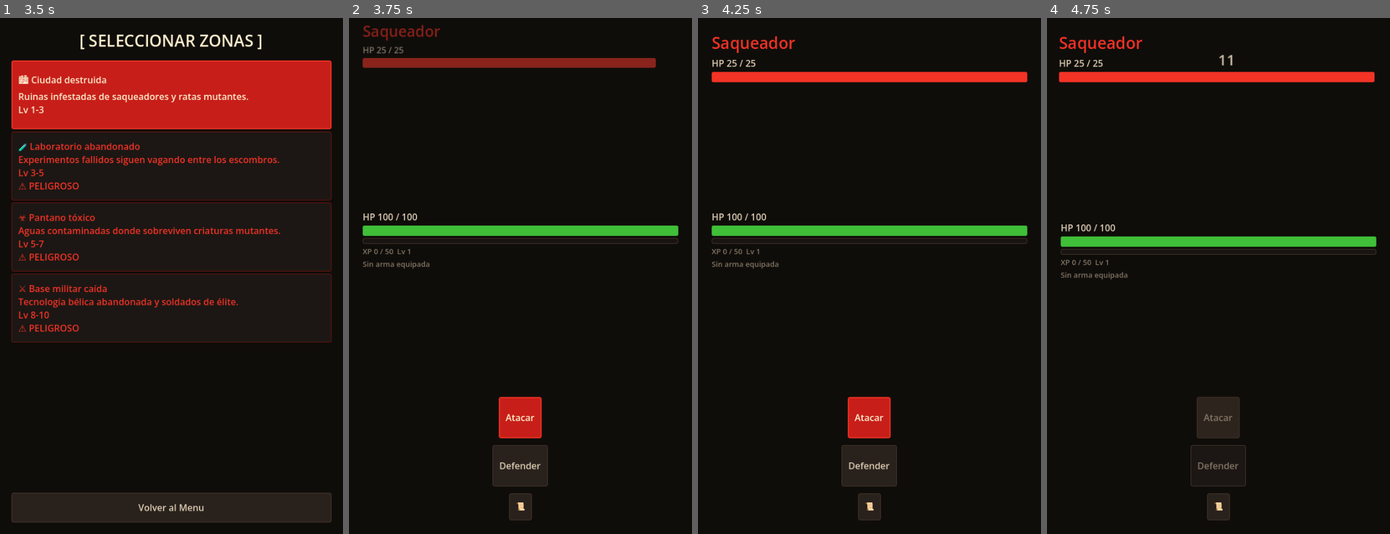
Above: before the commit, frames 1-4 (left to right).
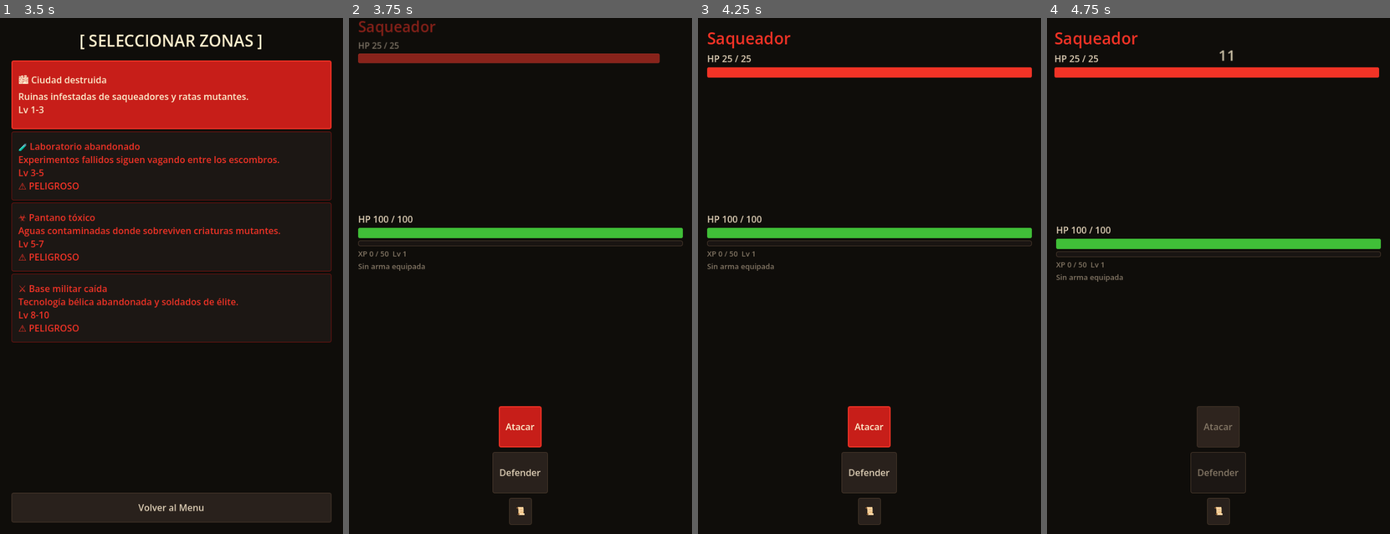
Above: after the commit, the same moments.

Repository: MirandaFrancoCBA/apocalypsheep
Game: Godot game, scene res://scenes/main_menu.tscn
Two runs of this game, one before a commit and one after it. Both use one fixed random seed, a clock stepped at 60 frames per second and the inputs below. Sound files missing from this copy of the repository are replaced by a short silence.
Inputs (mouse positions are in pixels of both pictures, inside the frame that each line leads up to):
- Up to frame 1 (3.5 s): tap Enter at 0.5 s; move the mouse to (246, 250) at 0.52 s; click (246, 250) at 0.67 s; click "Eliminar" at 1.25 s; click "Equipar" at 2 s; click "<- Volver" at 2.75 s
- Up to frame 2 (3.75 s): click "🏙 Ciudad destruida Ruinas inf…" at 3.5 s
- Up to frame 3 (4.25 s): no input
- Up to frame 4 (4.75 s): click "Atacar" at 4.25 s

Frame 1 is identical in both runs. In frame 2, 5.5% of the frame differs, in the area x 2-98%, y 0-99%; in frame 3, 5.8%, in the area x 2-98%, y 2-99%; in frame 4, 5.4%.

Commit message:
Fix: compact combat layout for portrait screens

Diff:
--- a/scenes/combat_screen.tscn
+++ b/scenes/combat_screen.tscn
@@ -45,14 +45,14 @@
 anchor_bottom = 1.0
 grow_horizontal = 2
 grow_vertical = 2
-theme_override_constants/margin_left = 24
-theme_override_constants/margin_top = 24
-theme_override_constants/margin_right = 24
-theme_override_constants/margin_bottom = 24
+theme_override_constants/margin_left = 16
+theme_override_constants/margin_top = 16
+theme_override_constants/margin_right = 16
+theme_override_constants/margin_bottom = 16
 
 [node name="VBoxContainer" type="VBoxContainer" parent="MarginContainer" unique_id=840649750]
 layout_mode = 2
-theme_override_constants/separation = 12
+theme_override_constants/separation = 8
 
 [node name="LabelSaving" type="Label" parent="MarginContainer/VBoxContainer" unique_id=652259007]
 visible = false
@@ -113,7 +113,7 @@
 layout_mode = 2
 
 [node name="CombatLogContainer" type="ScrollContainer" parent="MarginContainer/VBoxContainer" unique_id=1739706393]
-custom_minimum_size = Vector2(50, 120)
+custom_minimum_size = Vector2(50, 88)
 layout_mode = 2
 size_flags_vertical = 3
 follow_focus = true
@@ -127,20 +127,20 @@
 theme_override_constants/margin_bottom = 20
 
 [node name="ButtonAttack" type="Button" parent="MarginContainer/VBoxContainer" unique_id=1997688783]
-custom_minimum_size = Vector2(200, 80)
+custom_minimum_size = Vector2(200, 64)
 layout_mode = 2
 size_flags_horizontal = 4
 size_flags_vertical = 0
 text = "Atacar"
 
 [node name="ButtonDefend" type="Button" parent="MarginContainer/VBoxContainer" unique_id=626622388]
-custom_minimum_size = Vector2(200, 80)
+custom_minimum_size = Vector2(200, 64)
 layout_mode = 2
 size_flags_horizontal = 4
 text = "Defender"
 
 [node name="HistoryButton" type="Button" parent="MarginContainer/VBoxContainer" unique_id=1098077080]
-custom_minimum_size = Vector2(60, 60)
+custom_minimum_size = Vector2(60, 52)
 layout_mode = 2
 size_flags_horizontal = 4
 tooltip_text = "Historial de Combate
